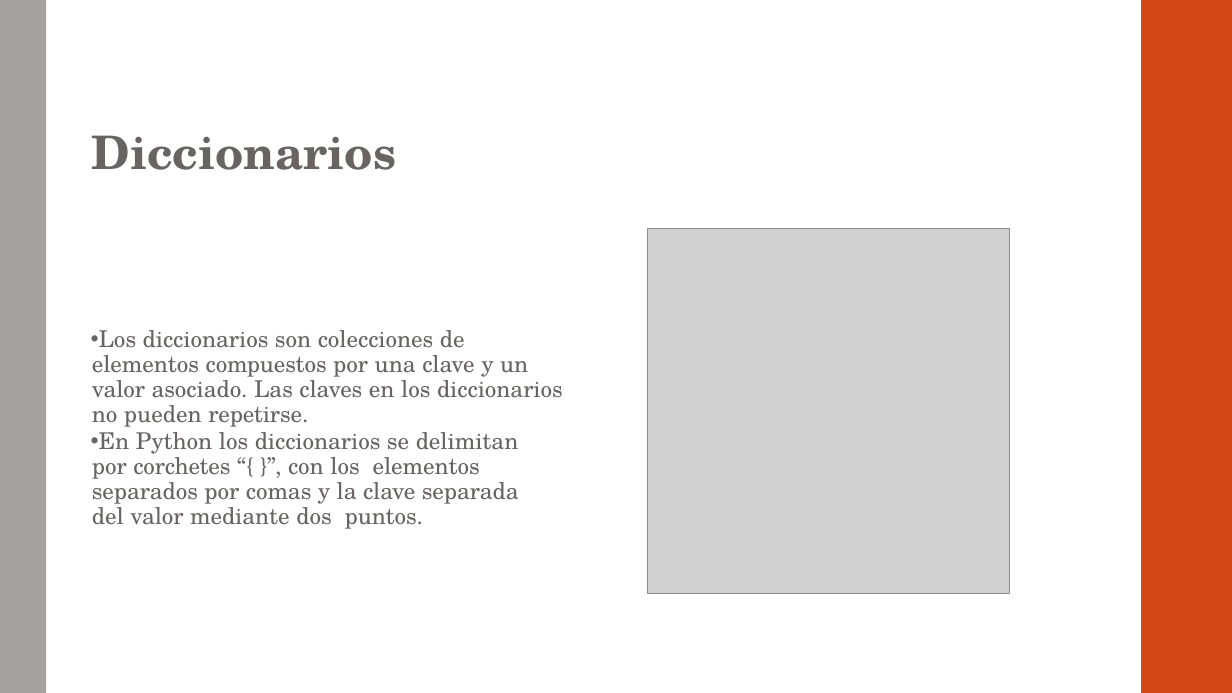
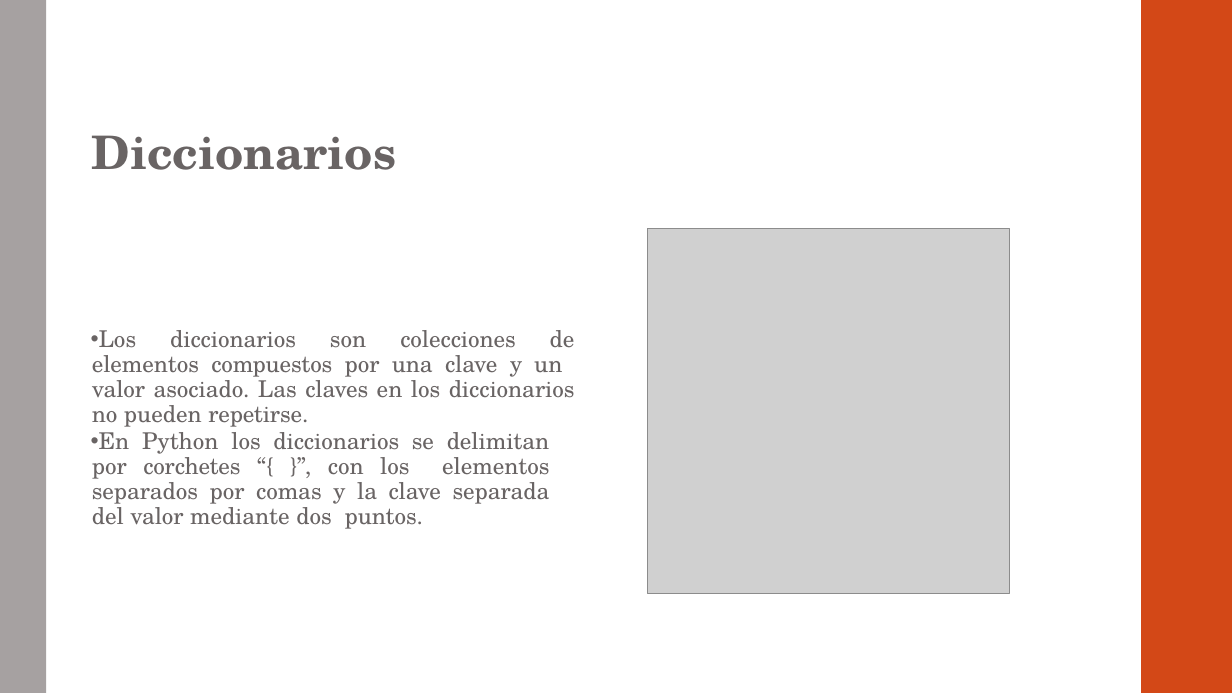
Before and after one commit to otrocarlosmartinez/AF-PYTHON, a slide deck: slide 38 of PRESENTACIÓN.pptx. Drawn at 1232x693 pixels with LibreOffice and Linux fonts; fonts in the diff are those of the drawing; grey boxes stand for pictures. Boxes give left, top, right and bottom in pixels: in the first picture for what was removed or moved away, otherwise in the second. Text is boxed around its words. In the diff, an @@ line names an element or a change of style, - is before the commit and + after.

```diff
--- a/PRESENTACIÓN.pptx
+++ b/PRESENTACIÓN.pptx
@@ text "Los diccionarios son colecciones de ..." at bbox=[92, 330, 575, 529]: alignment left to justified @@
```
Also in this commit, not shown: 22 other slides changed, 4 slides added, 1 slide removed, 3 other files.
